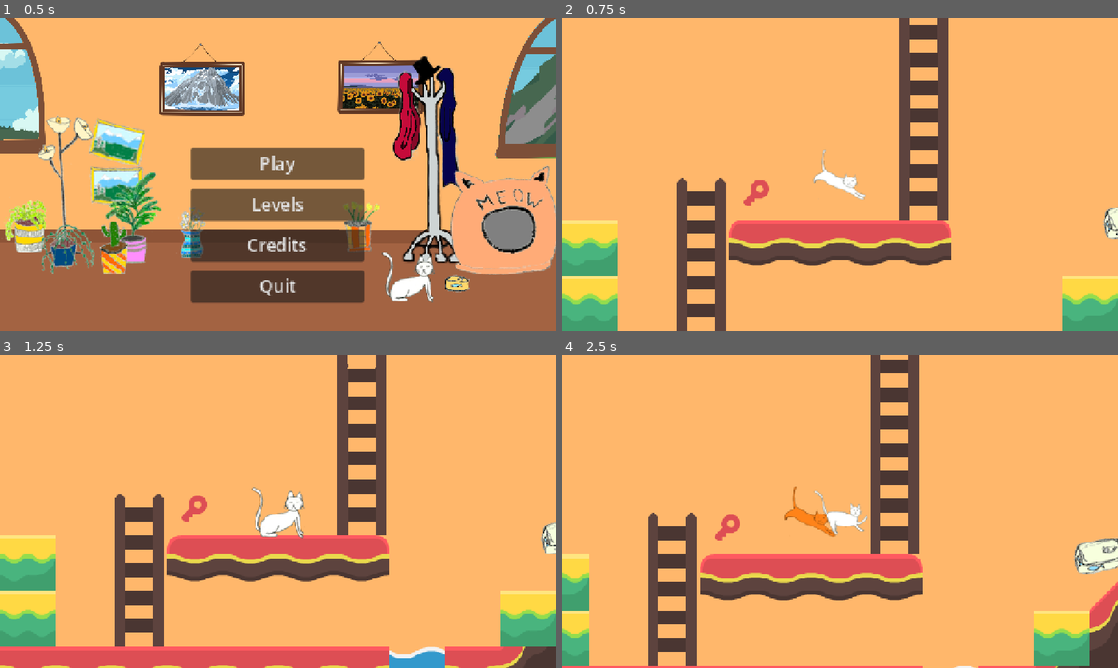
Above: before the commit, frames 1-4 (two rows, left to right).
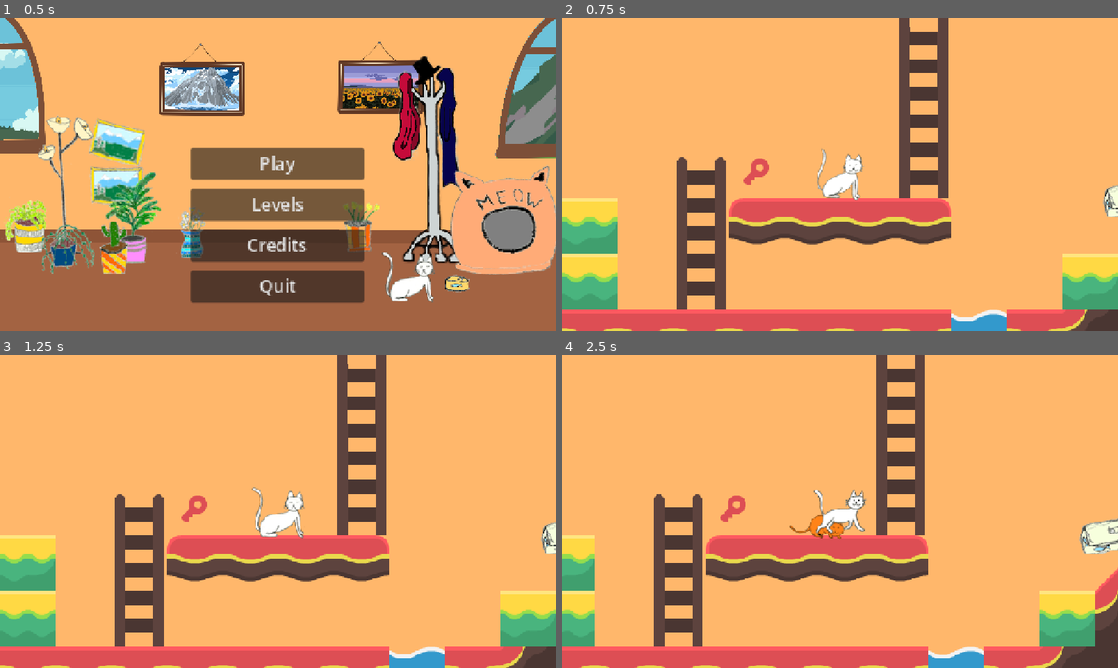
Above: after the commit, the same moments.

Repository: Fantasiel/GameJam25
Game: Godot game, scene res://scenes/menu.tscn
Two runs of this game, one before a commit and one after it. Both use one fixed random seed, a clock stepped at 60 frames per second and the inputs below.
Inputs:
- Up to frame 1 (0.5 s): no input
- Up to frame 2 (0.75 s): click "Play" at 0.5 s
- Up to frame 3 (1.25 s): no input
- Up to frame 4 (2.5 s): hold Right (move_right) from 1.28 s (still down); tap Ctrl (replay) at 1.35, 2.3 s; tap Space (jump) at 1.52, 2.27 s; tap F (interact) at 2.1 s

Frame 1 is identical in both runs. In frame 2, 24% of the frame differs, in the area x 0-100%, y 0-100%; in frame 3, less than 0.1%; in frame 4, 26%.

Commit message:
record movement only after first input, so ghost can start directly

Diff:
--- a/scenes/cat/cat.gd
+++ b/scenes/cat/cat.gd
@@ -22,6 +22,8 @@
 # TODO: marker, you are using this cat now
 # TODO: replay, change between cats
 @export var do_record = true # whether to record, otherwise is ghost and replays
+# IMPORTANT, PLACE catandghost close to the ground on each level! Air time is faster than walking!
+var recording_started = false # start recording on first input, so non-movement on start are ignored
 @export var recording_data = {} # holds the recording data, which action is pressed or released
 @export var slappable_bodies = {} # tracks nearby slappable bodies
 var recording_counter = 0 # counter for both recording and replay
@@ -33,6 +35,7 @@
 
 func replay() -> void:
 	recording_counter = 0
+	recording_started = false
 	replay_pressed = {}
 	position = Vector2.ZERO
 	set_collision_layer_value(2, false)
@@ -47,8 +50,12 @@
 	_set_animation()
 	move_and_slide()
 
-	# always count up
-	recording_counter += 1
+	if not do_record:
+		# always count up when replaying
+		recording_counter += 1
+	elif recording_started:
+		# otherwise when recording only when recording started
+		recording_counter += 1
 
 func _movement(delta):
 	# jump charging is only possible on ground
@@ -231,6 +238,7 @@
 				dict["released_" + action_to_record] = true
 
 		if not dict.is_empty():
+			recording_started = true
 			recording_data[recording_counter] = dict
 
 func _get_input(type, action):
--- a/scenes/levels/test.tscn
+++ b/scenes/levels/test.tscn
@@ -509,6 +509,7 @@
 shape = SubResource("WorldBoundaryShape2D_uyl1e")
 
 [node name="CatAndGhost" parent="." instance=ExtResource("4_uyl1e")]
+position = Vector2(0, 34)
 
 [node name="Vase" parent="." instance=ExtResource("5_7115g")]
 position = Vector2(235, -324)
